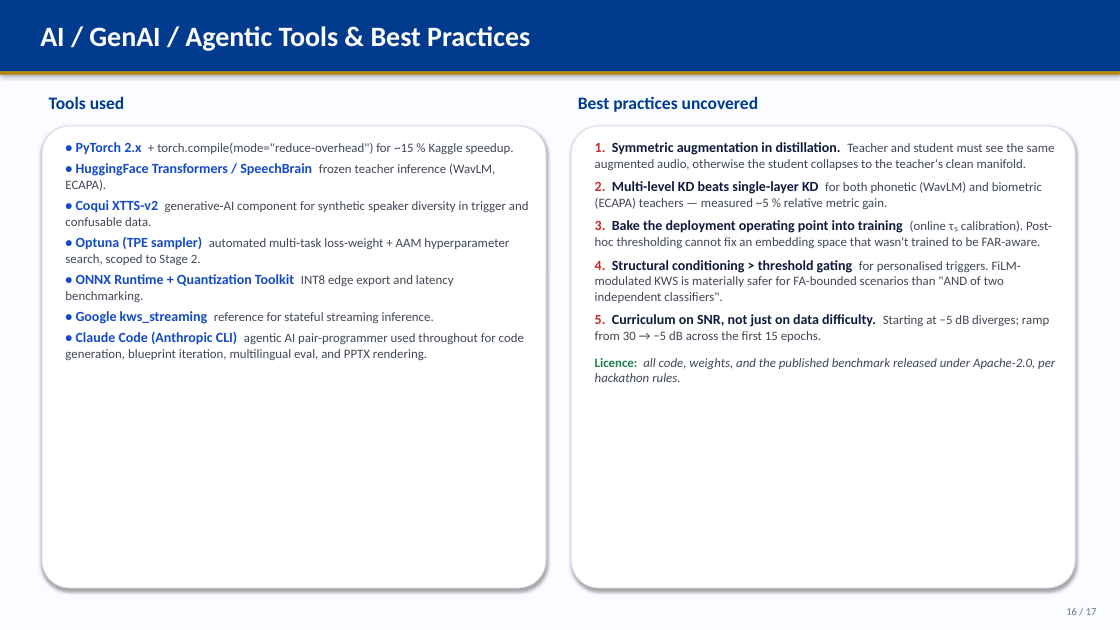
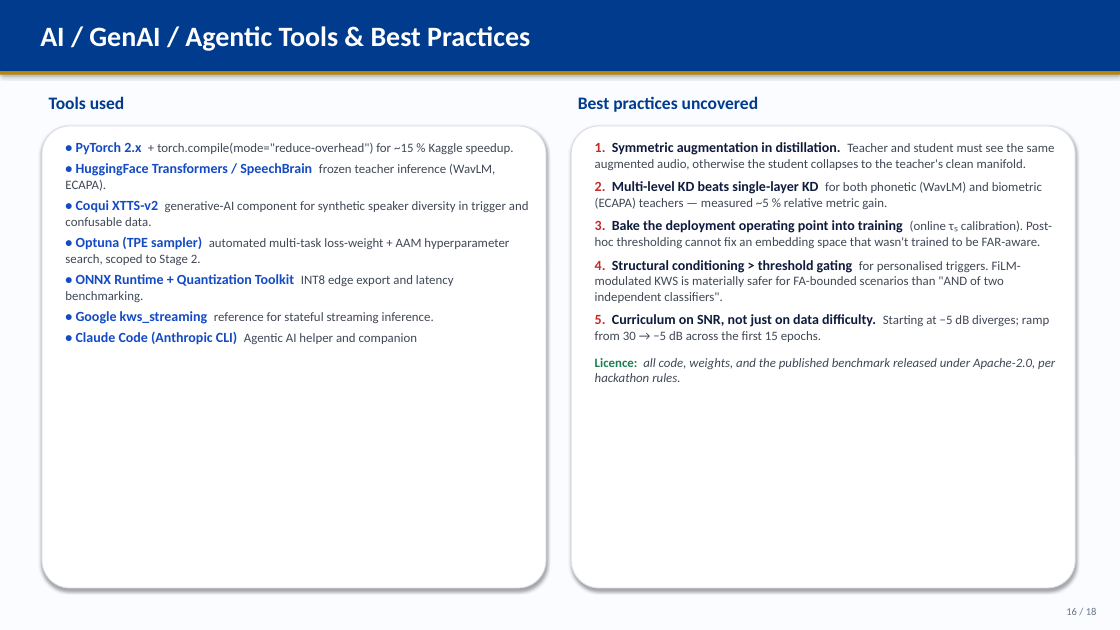
Before and after one commit to MalayM09/SRIB, a slide deck: slide 16 of BlueprintPPT/AX_Hackathon_Phase1_Blueprint_FILLED.pptx. Drawn at 1120x630 pixels with LibreOffice and Linux fonts; fonts in the diff are those of the drawing. Boxes give left, top, right and bottom in pixels: in the first picture for what was removed or moved away, otherwise in the second. Text is boxed around its words. In the diff, an @@ line names an element or a change of style, - is before the commit and + after.

```diff
--- a/BlueprintPPT/AX_Hackathon_Phase1_Blueprint_FILLED.pptx
+++ b/BlueprintPPT/AX_Hackathon_Phase1_Blueprint_FILLED.pptx
@@ text at [76, 332, 417, 345]: text changed @@
-• Claude Code (Anthropic CLI) agentic AI pair-programmer used throughout for code generation, blueprint iteration, multilingual eval, and PPTX rendering.
+• Claude Code (Anthropic CLI) Agentic AI helper and companion
@@ text at [1066, 608, 1097, 615]: text changed @@
-16 / 17
+16 / 18
```
Also in this commit, not shown: 15 other slides changed, 1 slide added, 1 other file.
